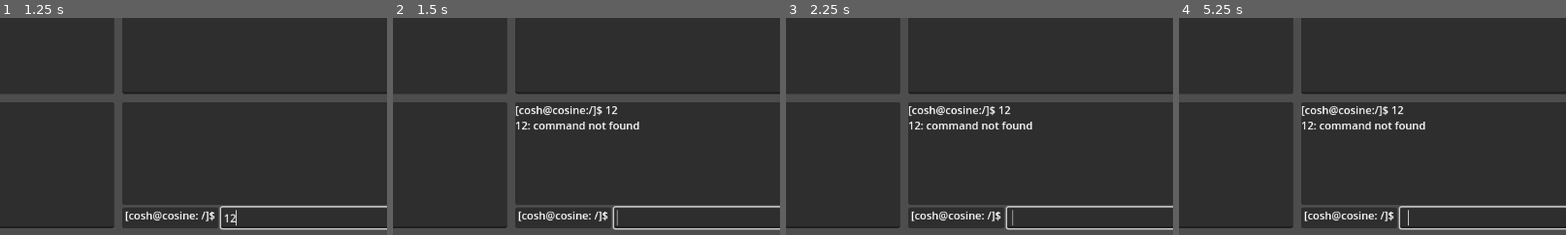
Above: before the commit, frames 1-4 (left to right).
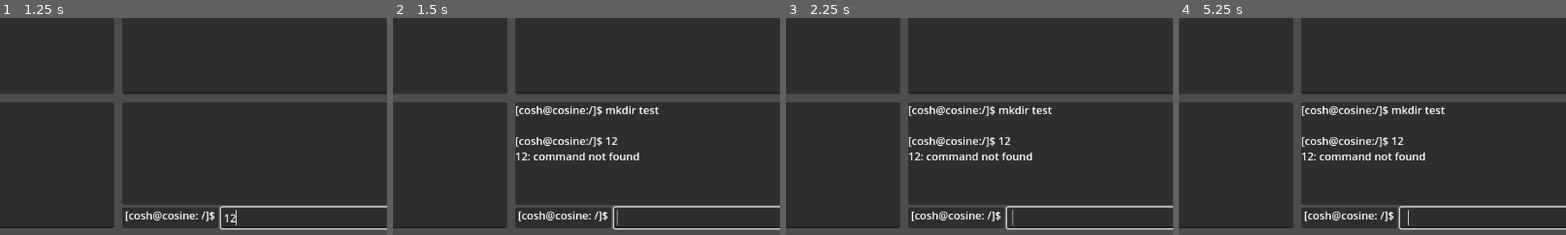
Above: after the commit, the same moments.

Repository: 46768/nsc2025
Game: Godot game, scene res://main.tscn
Two runs of this game, one before a commit and one after it. Both use one fixed random seed, a clock stepped at 60 frames per second and the inputs below.
Inputs (mouse positions are % of the whole screen's width and height, from its top left):
- Up to frame 1 (1.25 s): click (17, 84) at 0.52 s; type "12" at 0.6 s; click (66, 34) at 0.75 s; type "12" at 0.83 s; click (73, 96) at 0.98 s; type "12" at 1.07 s
- Up to frame 2 (1.5 s): tap Enter at 1.25 s
- Up to frame 3 (2.25 s): tap Space at 2 s
- Up to frame 4 (5.25 s): tap Enter at 4.25 s; tap Space at 5 s
The pictures show only the part of the screen within x 18-68%, y 50-100%; the shares and areas given below are measured in that part.

Frame 1 is identical in both runs. In frame 2, 2.0% of the frame differs, in the area x 31-69%, y 40-66%; in frame 3, 2.0%; in frame 4, 2.0%.
Error before the commit: Out of bounds get index '0' (on base: 'PackedStringArray') (res://scripts/IDE/console.gd:27)
Error after the commit: Out of bounds get index '0' (on base: 'PackedStringArray') (res://scripts/IDE/console.gd:26)

Commit message:
feat(ide): synced file tree to ide vfs to shell commands

Diff:
--- a/project.godot
+++ b/project.godot
@@ -20,6 +20,7 @@
 [autoload]
 
 PythonBinding="*res://scripts/python-binding/python-binding.gd"
+Globals="*res://scripts/core/globals.gd"
 
 [editor]
 
--- a/scenes/IDE.tscn
+++ b/scenes/IDE.tscn
@@ -66,7 +66,6 @@
 [node name="FileTree" type="Tree" parent="Margin/VerticalSplit/SidebarSplit/Sidebar/File Explorer"]
 layout_mode = 2
 size_flags_horizontal = 3
-columns = 2
 
 [node name="Debugger" type="BoxContainer" parent="Margin/VerticalSplit/SidebarSplit/Sidebar"]
 visible = false
@@ -135,6 +134,9 @@
 size_flags_horizontal = 3
 caret_blink = true
 
+[connection signal="ide_initialized" from="." to="Margin/VerticalSplit/SidebarSplit/Sidebar/File Explorer" method="_on_ide_initialized"]
+[connection signal="ide_initialized" from="." to="Margin/VerticalSplit/EditorSplit/Console" method="_on_ide_initialized"]
+[connection signal="ide_vfs_changed" from="." to="Margin/VerticalSplit/SidebarSplit/Sidebar/File Explorer" method="_on_vfs_modified"]
 [connection signal="code_completion_requested" from="Margin/VerticalSplit/EditorSplit/Editor" to="Margin/VerticalSplit/EditorSplit/Editor" method="_handle_autocomplete"]
 [connection signal="text_changed" from="Margin/VerticalSplit/EditorSplit/Editor" to="Margin/VerticalSplit/EditorSplit/Editor" method="_handle_autocomplete"]
 [connection signal="text_submitted" from="Margin/VerticalSplit/EditorSplit/Console/ConsoleInput/ConsoleInputLine" to="Margin/VerticalSplit/EditorSplit/Console" method="_run_command"]
--- a/scripts/IDE/console.gd
+++ b/scripts/IDE/console.gd
@@ -1,27 +1,26 @@
 extends Node
 
+## Emit when current working directory changes
+signal cwd_changed(new_cwd: String)
 
 var vfs: VFS
 var shell: COSH
 var output: RichTextLabel
 var cmd_input: LineEdit
 var cwd_label: Label
+var ide_initialized: bool = false
 
 
 # Called when the node enters the scene tree for the first time.
 func _ready() -> void:
-	vfs = VFS.new()
-	shell = COSH.new(vfs)
-	COSHTestModule.new().install_module(shell)
-
 	output = $ConsoleOutput/ConsoleOutputText
 	cmd_input = $ConsoleInput/ConsoleInputLine
 	cwd_label = $ConsoleInput/ConsoleCWD/CWDText
 
-	cwd_label.text = " [%s@%s: %s]$ " % [shell.shell_user, shell.shell_machine, shell.cwd]
-
 
 func _run_command(input: String) -> void:
+	if not ide_initialized:
+		return
 	if input != "":
 		var input_blocks: PackedStringArray = input.split(" ", false)
 		shell.run_command(input_blocks[0], input_blocks.slice(1))
@@ -30,3 +29,17 @@
 	output.text = shell.output_buffer
 	cmd_input.text = ""
 	cwd_label.text = " [%s@%s: %s]$ " % [shell.shell_user, shell.shell_machine, shell.cwd]
+
+
+func _run_command_(new_text: String) -> void:
+	pass # Replace with function body.
+
+
+func _on_ide_initialized(ide_vfs: VFS) -> void:
+	vfs = ide_vfs
+	shell = COSH.new(vfs)
+	COSHTestModule.new().install_module(shell)
+
+	shell.cwd_changed.connect(cwd_changed.emit)
+	cwd_label.text = " [%s@%s: %s]$ " % [shell.shell_user, shell.shell_machine, shell.cwd]
+	ide_initialized = true
--- a/scripts/IDE/file-explorer.gd
+++ b/scripts/IDE/file-explorer.gd
@@ -1,20 +1,50 @@
 extends BoxContainer
+
+class VFSTree:
+	var attached_vfs: VFS
+	var attached_tree: Tree
+
+	func _init(vfs: VFS, tree: Tree) -> void:
+		attached_vfs = vfs
+		attached_tree = tree
+
+
+	func build_tree() -> void:
+		attached_tree.clear()
+
+		var item_dict: Dictionary = {}
+		var bfs_queue: PackedStringArray = PackedStringArray(["/"])
+		item_dict["/"] = attached_tree.create_item()
+		item_dict["/"].set_text(0, "/")
+
+		while not bfs_queue.is_empty():
+			var current_path: String = bfs_queue[0]
+			bfs_queue.remove_at(0)
+			var current_block: Dictionary = attached_vfs.get_block(current_path)
+			if (current_block.type as VFS.FileType) == VFS.FileType.DIRECTORY:
+				bfs_queue.append_array((current_block.content as Dictionary).keys())
+			if current_path != "/":
+				var parent_item: TreeItem = item_dict[VFS.get_parent(current_path)]
+				item_dict[current_path] = attached_tree.create_item(parent_item)
+				item_dict[current_path].set_text(0, VFS.get_basename(current_path))
 
 
 var tree_view: Tree
-
+var vfstree: VFSTree
+var ide_initialized: bool = false
 
 # Called when the node enters the scene tree for the first time.
 func _ready() -> void:
 	tree_view = $FileTree
-	var tree_root = tree_view.create_item()
-	tree_root.set_text(0, "/")
-	tree_root.set_text(1, "2/")
 
-	for i in range(10):
-		var tree_item = tree_view.create_item(tree_root)
-		tree_item.set_text(0, "Hello %d" % i)
-		tree_item.set_text(1, "1Hello %d" % i)
-		for j in range(10):
-			var tree_iitem = tree_view.create_item(tree_item)
-			tree_iitem.set_text(0, "Helllo %d" % j)
+
+func _on_ide_initialized(ide_vfs: VFS) -> void:
+	vfstree = VFSTree.new(ide_vfs, tree_view)
+	vfstree.build_tree()
+
+	ide_vfs.data_changed.connect(_on_vfs_modified)
+	ide_initialized = true
+
+
+func _on_vfs_modified() -> void:
+	vfstree.build_tree()
--- a/scripts/IDE/ide.gd
+++ b/scripts/IDE/ide.gd
@@ -1,11 +1,15 @@
 extends Control
 
+## Emit once after the IDE is initialized
+signal ide_initialized(ide_vfs: VFS)
+signal ide_vfs_changed
 
 @export_range(49152, 65535) var server_port: int = 56440
 @export_range(0, 100) var margin: int = 10
 
 var sidebar_split: VSplitContainer
 var editor_split: VSplitContainer
+var vfs: VFS
 
 
 func sidebar_to_editor_sync(offset: int) -> void:
@@ -34,4 +38,8 @@
 	$Margin.add_theme_constant_override("margin_top", margin)
 	$Margin.add_theme_constant_override("margin_right", margin)
 
+	vfs = VFS.new()
+
 	get_tree().get_root().size_changed.connect(resize)
+	ide_initialized.emit(vfs)
+	$Margin/VerticalSplit/EditorSplit/Console.shell.run_command("mkdir", PackedStringArray(["test"]))
--- /dev/null
+++ b/scripts/core/globals.gd
@@ -0,0 +1,10 @@
+extends Node
+
+
+# Called when the node enters the scene tree for the first time.
+func _ready() -> void:
+	pass # Replace with function body.
+
+
+func close_game() -> void:
+	get_tree().quit()
--- a/scripts/core/vfs.gd
+++ b/scripts/core/vfs.gd
@@ -1,6 +1,8 @@
 class_name VFS
 extends Object
 
+signal data_changed
+var data_changed_connected: Array
 
 enum RET_CODE { SUCCESS, ERR }
 enum FileType { FILE, DIRECTORY }
@@ -9,27 +11,52 @@
 
 
 func _init(init_data = {}) -> void:
-	data = init_data
-	data["/"] = _create_block(VFS.FileType.DIRECTORY)
+	data = init_data.duplicate(true)
+	data_changed_connected = []
+	if not block_exists("/"):
+		data["/"] = _create_block(VFS.FileType.DIRECTORY)
 
 
-func _create_block(ftype: FileType) -> Dictionary:
+static func _create_block(ftype: FileType) -> Dictionary:
 	return {
 		type = ftype,
 		content = "" if ftype == FileType.FILE else {}
 	}
 
 
-func get_parent(path: String) -> String:
+static func path_join(path1: String, path2: String) -> String:
+	return path1 + ("" if path1.ends_with("/") else "/") + path2
+
+
+static func get_parent(path: String) -> String:
 	return "/"+"/".join(path.split("/", false).slice(0, -1))
 
 
-func get_basename(path: String) -> String:
+static func get_basename(path: String) -> String:
 	return path.split("/", false)[-1]
+
+
+static func resolve_path(path: String) -> String:
+	var blocks: PackedStringArray = PackedStringArray([])
+	var path_blocks: PackedStringArray = path.split("/", false)
+	for block in path_blocks:
+		if block == ".":
+			pass
+		elif block == "..":
+			blocks = blocks.slice(0, -1)
+		else:
+			blocks.append(block)
+	return "/" + "/".join(blocks)
 
 
 func block_exists(path: String) -> bool:
 	return data.has(path)
+
+
+func is_dir(path: String) -> bool:
+	if not block_exists(path):
+		return false
+	return (get_block(path).type as VFS.FileType) == VFS.FileType.DIRECTORY
 
 
 func get_block(path: String) -> Dictionary:
@@ -50,6 +77,8 @@
 			bfs_queue.append_array((current_block.content as Dictionary).keys())
 		data.erase(current_path)
 	(get_block(get_parent(path)).content as Dictionary).erase(path)
+	data_changed.emit()
+
 	return RET_CODE.SUCCESS
 
 
@@ -65,6 +94,7 @@
 
 	data[path] = _create_block(FileType.DIRECTORY)
 	parent.content[path] = true # Unused value to add key to dict
+	data_changed.emit()
 
 	return RET_CODE.SUCCESS
 
@@ -83,6 +113,7 @@
 	if (file.type as FileType) == FileType.DIRECTORY:
 		return RET_CODE.ERR
 	file.content = content
+	data_changed.emit()
 
 	return RET_CODE.SUCCESS
 
--- a/scripts/cosh/cosh.gd
+++ b/scripts/cosh/cosh.gd
@@ -1,6 +1,7 @@
 class_name COSH
 extends Object
 
+signal cwd_changed(new_cwd: String)
 
 var attached_vfs: VFS
 var cwd: String
@@ -38,6 +39,7 @@
 
 
 func run_command(cmd: String, arg: PackedStringArray) -> void:
+	var prev_cwd = cwd
 	var appending_string: String = "[%s@%s:%s]$ %s\n" % [
 		shell_user,
 		shell_machine,
@@ -51,6 +53,8 @@
 	else:
 		appending_string += "%s: command not found\n" % cmd
 	output_buffer += appending_string + "\n"
+	if prev_cwd != cwd:
+		cwd_changed.emit(cwd)
 
 
 func add_module_registry(module_name: String):
--- a/scripts/cosh/modules/builtins.gd
+++ b/scripts/cosh/modules/builtins.gd
@@ -24,23 +24,19 @@
 	var path = args[0]
 	var new_cwd = shell.cwd
 
-	if path == ".":
-		return ""
-	elif path == "..":
-		new_cwd = shell.attached_vfs.get_parent(shell.cwd)
-	elif path.begins_with("/"):
+	if path.begins_with("/"):
 		new_cwd = path
 	else:
-		new_cwd += ("" if shell.cwd.ends_with("/") else "/") + path
+		new_cwd = VFS.path_join(new_cwd, path)
+	new_cwd = VFS.resolve_path(new_cwd)
 
-	var new_cwd_is_dir: bool = (shell.attached_vfs.get_block(new_cwd).type as VFS.FileType) == VFS.FileType.DIRECTORY
-	if shell.attached_vfs.block_exists(new_cwd) and new_cwd_is_dir:
-		shell.cwd = new_cwd
-		return ""
-	elif not new_cwd_is_dir:
+	if not shell.attached_vfs.block_exists(new_cwd):
+		return "cd: directory not found\n"
+	elif not shell.attached_vfs.is_dir(new_cwd):
 		return "cd: %s: Not a directory" % path
-	else:
-		return "cd: directory not found\n"
+
+	shell.cwd = new_cwd
+	return ""
 
 
 func __cosh_echo(_shell: COSH, args: PackedStringArray):
@@ -62,10 +58,11 @@
 	if path.begins_with("/"):
 		dir_path = path
 	else:
-		dir_path += ("" if shell.cwd.ends_with("/") else "/") + path
+		dir_path = VFS.path_join(shell.cwd, path)
+	dir_path = VFS.resolve_path(dir_path)
 
 	var mkdir_res: VFS.RET_CODE = shell.attached_vfs.mkdir(dir_path)
-	if mkdir_res == shell.attached_vfs.RET_CODE.ERR:
+	if mkdir_res == VFS.RET_CODE.ERR:
 		return "mkdir: cannot create directory '%s': File exists\n" % path
 	else:
 		return ""
@@ -75,7 +72,8 @@
 	if args.is_empty():
 		return "touch: missing file operand\n"
 	var path: String = args[0]
-	path = path if path.begins_with("/") else shell.cwd + ("" if shell.cwd.ends_with("/") else "/") + path
+	path = path if path.begins_with("/") else VFS.path_join(shell.cwd, path)
+	path = VFS.resolve_path(path)
 	if not shell.attached_vfs.block_exists(path):
 		shell.attached_vfs.write_file(path, "")
 
@@ -90,10 +88,11 @@
 	if "-r" in args:
 		flags = args[0]
 		path = args[1]
-	path = path if path.begins_with("/") else shell.cwd + ("" if shell.cwd.ends_with("/") else "/") + path
+	path = path if path.begins_with("/") else VFS.path_join(shell.cwd, path)
+	path = VFS.resolve_path(path)
 	if path == "/":
 		return "rm: [color=red]Error: Deleting / will cause irreversable damage to the file system[/color]\n"
-	var is_dir: bool = (shell.attached_vfs.get_block(path).type as VFS.FileType) == VFS.FileType.DIRECTORY
+	var is_dir: bool = shell.attached_vfs.is_dir(path)
 	if "r" not in flags and is_dir:
 		return "rm: cannot remove '%s': Is a directory" % path
 
@@ -105,12 +104,13 @@
 
 func __cosh_ls(shell: COSH, args: PackedStringArray):
 	var path: String = shell.cwd if args.is_empty() else args[0]
-	path = path if path.begins_with("/") else shell.cwd + ("" if shell.cwd.ends_with("/") else "/") + path
+	path = path if path.begins_with("/") else VFS.path_join(shell.cwd, path)
+	path = VFS.resolve_path(path)
 	var dir: Dictionary = shell.attached_vfs.get_block(path)
 	var ret_string_arr: PackedStringArray = PackedStringArray([])
 	for block in (dir.content as Dictionary).keys():
-		var basename: String = shell.attached_vfs.get_basename(block)
-		if (shell.attached_vfs.get_block(block).type as VFS.FileType) == VFS.FileType.DIRECTORY:
+		var basename: String = VFS.get_basename(block)
+		if shell.attached_vfs.is_dir(block):
 			ret_string_arr.append("[color=7fb4ca]%s[/color]" % basename)
 		else:
 			ret_string_arr.append(basename)
--- a/scripts/cosh/modules/test_module.gd
+++ b/scripts/cosh/modules/test_module.gd
@@ -5,9 +5,23 @@
 func _init() -> void:
 	module_name = "Test Module"
 	commands = {
-		"test-shell": test_shell
+		"test-shell": test_shell,
+		"exit": quit,
+		"resolve": resolve,
 	}
 
 
 func test_shell(_shell: COSH, _args: PackedStringArray) -> String:
 	return "Hello!\n"
+
+
+func quit(_shell: COSH, _args: PackedStringArray) -> String:
+	Globals.close_game()
+	return ""
+
+
+func resolve(_shell: COSH, args: PackedStringArray) -> String:
+	if args.is_empty():
+		return "resolve: missing path\n"
+
+	return VFS.resolve_path(args[0])
Not shown, changed: CHANGELOG.md
